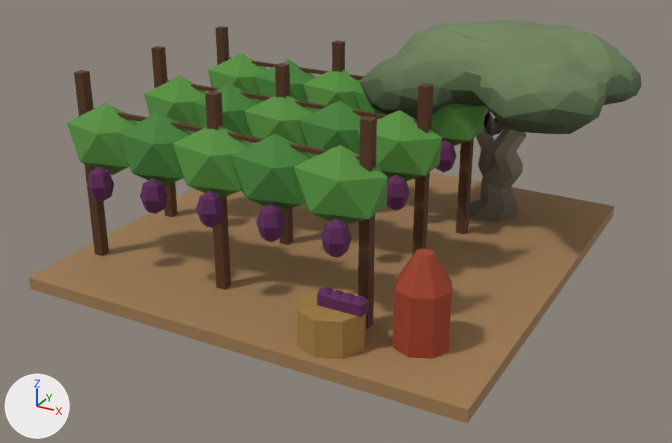
What one commit did to the glTF model rzym3d/godot/modele/winnica.glb.
Rendered twice from a 50 mm lens placed at (1.68, -3.13, 1.69), pointed at (-0.01, -0.07, 0.15). The axes (+X, +Y, +Z) are drawn at lower left. The lights are the same throughout. The picture after the commit comes second. Where no turn or scale is listed for an object, it has been applied to the vertices. Vertices at exactly the same position are counted once.

The first picture shows 'winnica'.
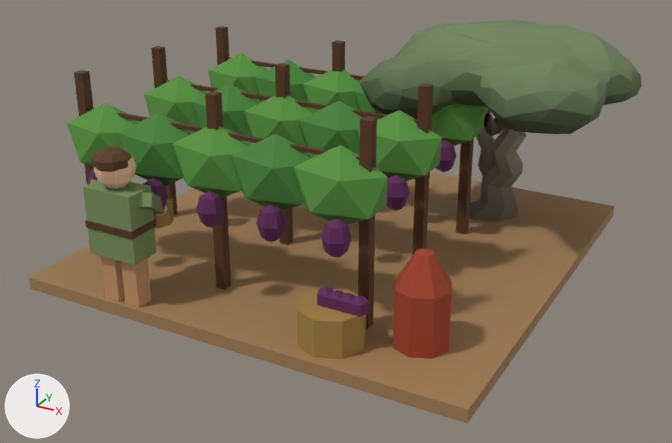
The change, as a list of edits to the scene's bpy script:
```text
Add mat_m_60285a_001:
    mat_m_60285a_001 = bpy.data.materials.new('m_60285a.001')
    # nodes: BsdfPrincipled, Mix, OutputMaterial, VertexColor
    # colours: dark purple #602359, mixed with the vertex colours
Add mat_m_a28044_001:
    mat_m_a28044_001 = bpy.data.materials.new('m_a28044.001')
    # nodes: BsdfPrincipled, Mix, OutputMaterial, VertexColor
    # colours: brown #a48142, mixed with the vertex colours
Add mat_m_ecbe96_001:
    mat_m_ecbe96_001 = bpy.data.materials.new('m_ecbe96.001')
    # nodes: BsdfPrincipled, Mix, OutputMaterial, VertexColor
    # colours: beige #edbf97, mixed with the vertex colours
Add mat_m_c49268:
    mat_m_c49268 = bpy.data.materials.new('m_c49268')
    # nodes: BsdfPrincipled, Mix, OutputMaterial, VertexColor
    # colours: orange #c59368, mixed with the vertex colours
Add mat_m_5a3c24:
    mat_m_5a3c24 = bpy.data.materials.new('m_5a3c24')
    # nodes: BsdfPrincipled, Mix, OutputMaterial, VertexColor
    # colours: brown #59391f, mixed with the vertex colours
Add mat_m_788c5a_001:
    mat_m_788c5a_001 = bpy.data.materials.new('m_788c5a.001')
    # nodes: BsdfPrincipled, Mix, OutputMaterial, VertexColor
    # colours: green #798d59, mixed with the vertex colours
Change me_winnica:
    remove me_winnica.from_pydata(...)  # 1104 vertices, 1954 faces; spans x -0.9..1.01, y -0.9..1.14, z -0.06..0.9
    add me_winnica.from_pydata(...)  # 1228 vertices, 2170 faces; spans x -0.9..1.01, y -0.93..1.14, z -0.06..0.9
    me_winnica part 1: a new loose piece, a box spanning x -0.556..-0.344, y -0.914..-0.786, z 0.34..0.366, in mat_m_583820
    me_winnica part 2: a new loose piece, a box spanning x -0.435..-0.371, y -0.884..-0.816, z 0.0..0.255, in mat_m_c49268
    me_winnica part 3: a new loose piece, a box spanning x -0.529..-0.465, y -0.884..-0.816, z 0.0..0.255, in mat_m_c49268
    me_winnica part 4: a new loose piece, a box spanning x -0.55..-0.35, y -0.91..-0.79, z 0.24..0.49, in mat_m_788c5a_001
    me_winnica part 5: a new loose piece, an icosphere of 80 faces spanning x -0.52..-0.38, y -0.92..-0.78, z 0.49..0.63, in mat_m_ecbe96_001
    me_winnica part 6: a new loose piece, a UV sphere (8 segments, 5 rings, poles along z) spanning x -0.517..-0.383, y -0.93..-0.796, z 0.553..0.637, in mat_m_5a3c24
    me_winnica part 7: 620 faces spanning x -0.69..0.48, y -0.78..0.23, z 0.17..0.49 switch from mat_m_60285a to mat_m_60285a_001
    other edits to the shape of me_winnica do not show in these pictures
    remove me_winnica.materials.append(mat_m_a28044)
    add me_winnica.materials.append(mat_m_a28044_001)
    add me_winnica.materials.append(mat_m_c49268)
    add me_winnica.materials.append(mat_m_788c5a_001)
    add me_winnica.materials.append(mat_m_ecbe96_001)
    add me_winnica.materials.append(mat_m_5a3c24)
Add ob_anim_mlot_winiarz:
    ob_anim_mlot_winiarz = bpy.data.objects.new('anim_mlot_winiarz', me_anim_mlot_winiarz)  # 108 vertices, 184 faces; spans x -0.148..0.148, y -0.023..0.255, z -0.17..0.031; in mat_m_788c5a (green #798d59), mat_m_ecbe96 (beige #edbf97), mat_m_a28044 (brown #a48142), mat_m_60285a (dark purple #602359)
    ob_anim_mlot_winiarz.location = (-0.45, -0.85, 0.459)
```

Where the change shows, as pixel boxes [x1, y1, x2, y2] in the pictures (672 x 443 px):
'anim_mlot_winiarz', added: after [90, 179, 174, 229]
    faces in mat_m_788c5a (green #798d59): [90, 179, 164, 214]
    faces in mat_m_a28044 (brown #a48142): [153, 195, 174, 229]
part 1 of me_winnica, added (brown): after [85, 219, 156, 239]
part 2 of me_winnica, added (brown): after [121, 258, 151, 308]
part 3 of me_winnica, added (brown): after [101, 256, 125, 302]
part 4 of me_winnica, added (green): after [83, 180, 157, 265]
part 5 of me_winnica, added (brown): after [94, 156, 136, 189]
part 6 of me_winnica, added (brown): after [91, 147, 132, 172]
part 7 of me_winnica, edited (looks the same): [87, 140, 456, 317] in both
